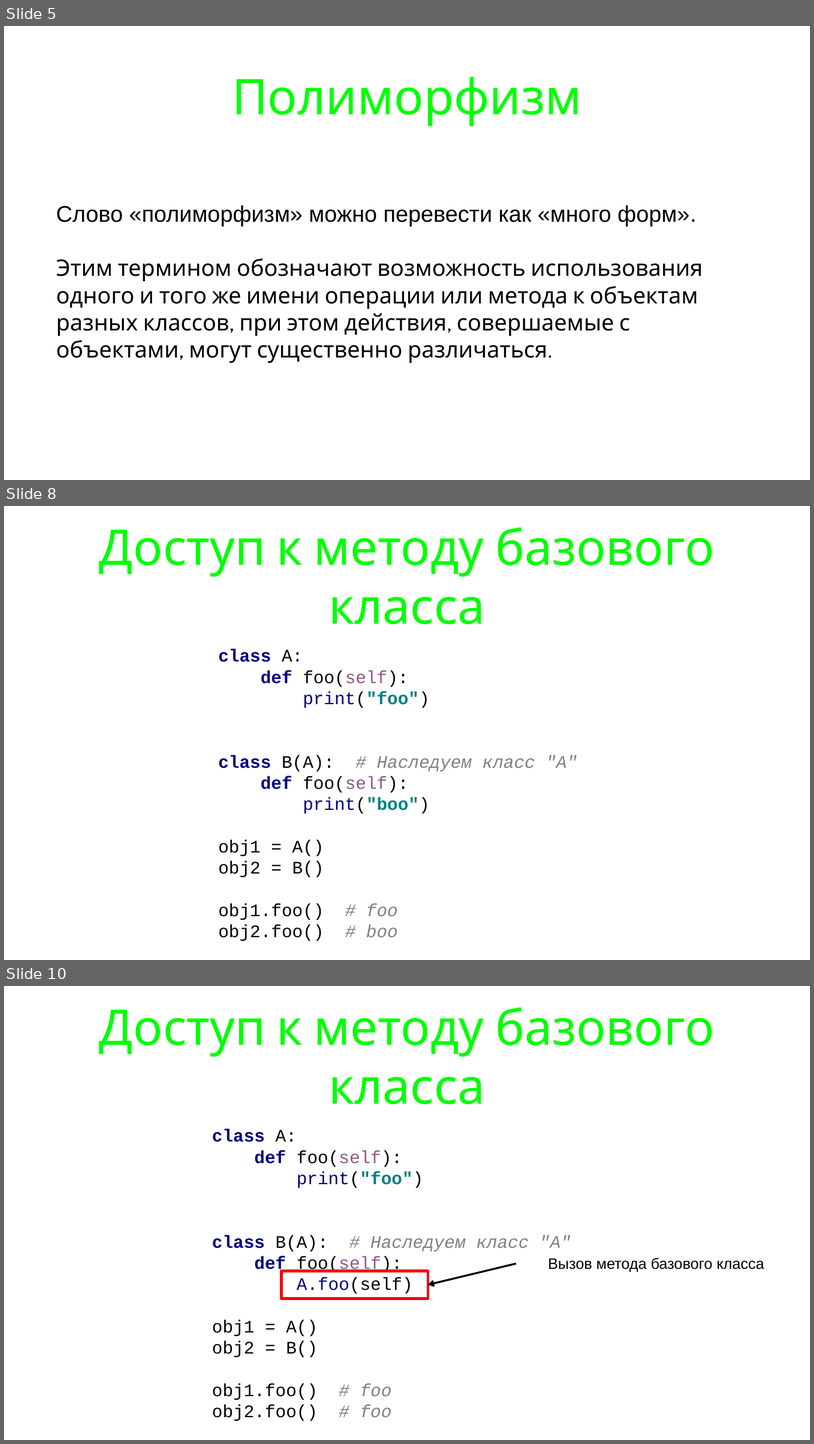
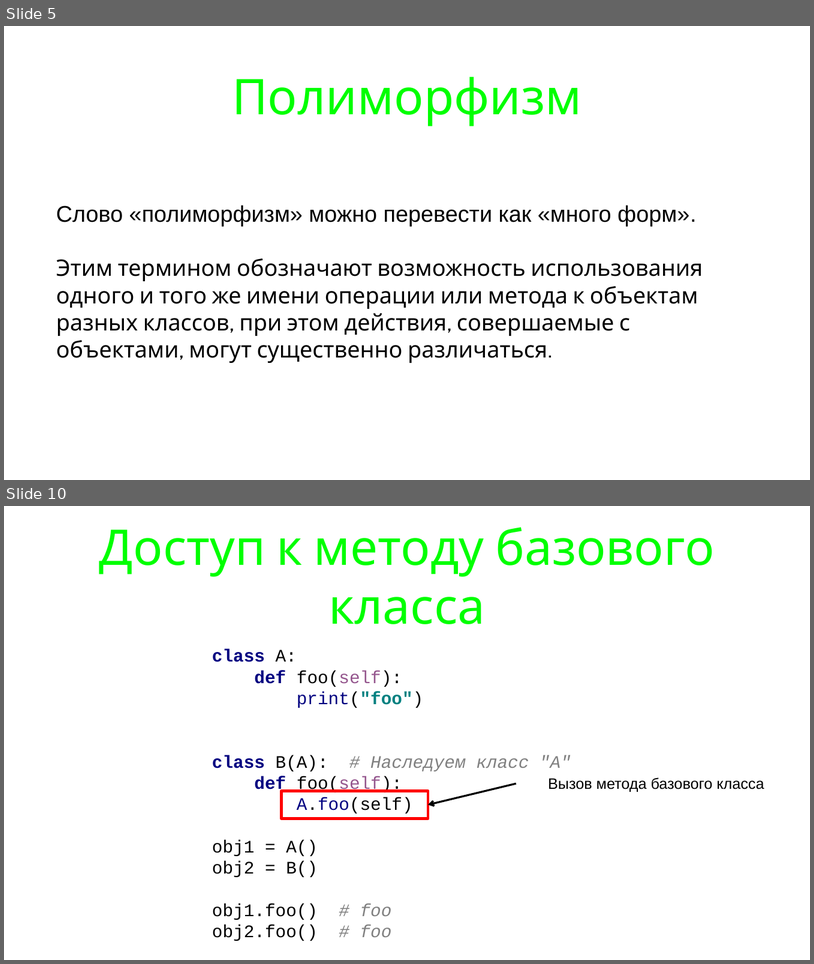
Before and after one commit to maxchv/LearnPython, a slide deck: week09/polimorphism.pptx. Shown one above the other, each under a label of ours: slides 5, 8 and 10 before the commit, slides 5 and 10 after it; the slides between them are not shown. The pictures are 814x1444 and 814x964 pixels, drawn with LibreOffice and Linux fonts; fonts in the diff are those of the drawing. Boxes give left, top, right and bottom in pixels: in the first picture for what was removed or moved away, otherwise in the second. Text is boxed around its words. In the diff, an @@ line names an element or a change of style, - is before the commit and + after.

```diff
--- a/week09/polimorphism.pptx
+++ b/week09/polimorphism.pptx
@@ slide 8 removed at (x1=4, y1=506, x2=810, y2=960), background #FFFFFF @@
@@ title removed at (x1=99, y1=527, x2=714, y2=624) @@
-Доступ к методу базового класса
@@ text removed at (x1=218, y1=649, x2=578, y2=940) @@
-class A:
-def foo(self):
-print("foo")
-class B(A): # Наследуем класс "А"
-def foo(self):
-print("boo")
-obj1 = A()
-obj2 = B()
-obj1.foo() # foo
-obj2.foo() # boo
```
Also in this commit, not shown: 8 slides changed, 1 slide added, 7 other files.
